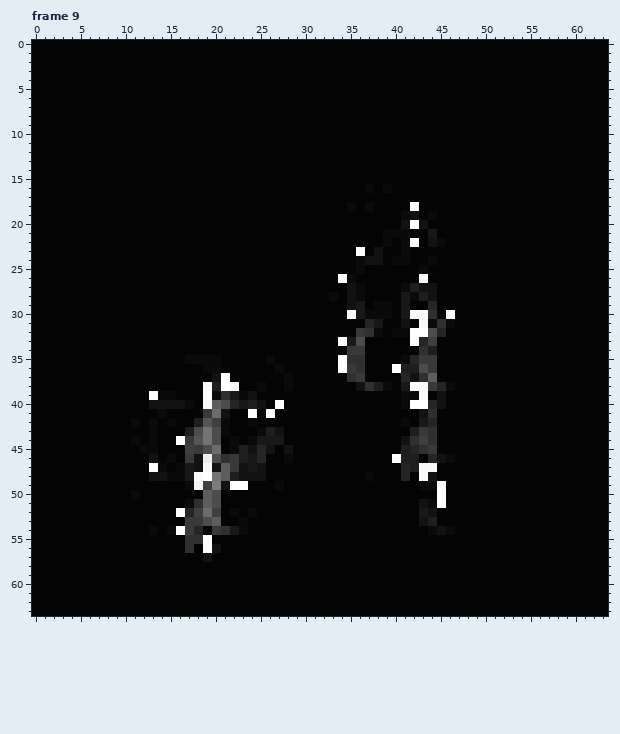
Two states of a animated GIF sprite, datavisualization/model-2-200.gif. That is the earlier state.
The file is 64x64 pixels, 20 frames. Colours within 5 levels of each other are drawn and written as one. Shown: frame 9. The commit also changed other frames, which this record leaves out.
New version:
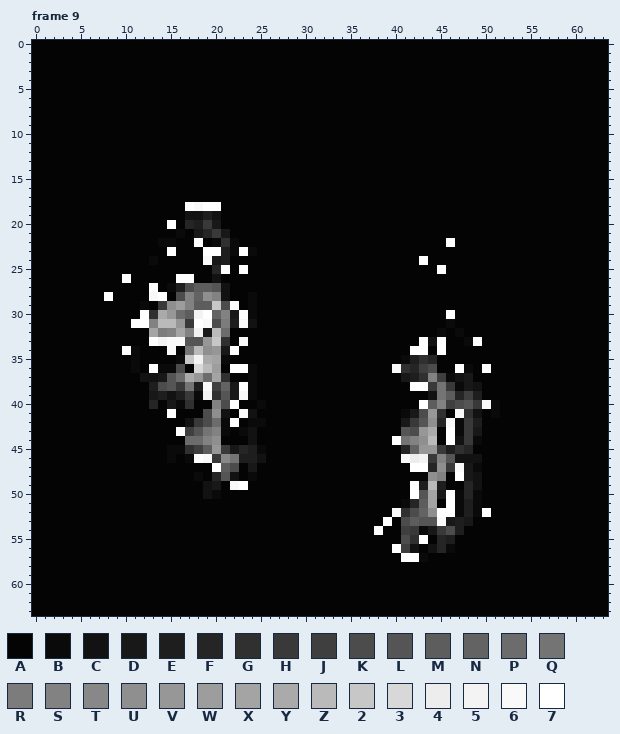
Palette (. is transparent): A #040404  B #0a0a0a  C #121212  D #181818  E #1e1e1e  F #252525  G #303030  H #393939  J #3f3f3f  K #4c4c4c  L #555555  M #5d5d5d  N #636363  P #6c6c6c  Q #747474  R #7c7c7c  S #828282  T #888888  U #8f8f8f  V #979797  W #9d9d9d  X #a4a4a4  Y #aaaaaa  Z #bababa  2 #c7c7c7  3 #d8d8d8  4 #ededed  5 #f3f3f3  6 #f9f9f9  7 #ffffff
Change:
Frame 9:
y 16: x 37 B -> A; x 39 B -> A
y 18: x 17..20 AAAA -> 7677; x 35 B -> A; x 37 B -> A; x 42 7 -> A
y 19: x 17..20 AAAA -> CCEC; x 41..42 BC -> AA; x 44 B -> A
y 20: x 15 A -> 7; x 17..20 AAAA -> FEHD; x 41..43 C7C -> AAA
y 21: x 16 A -> B; x 18..21 AAAA -> DFHD; x 39..41 BBB -> AAA; x 44 D -> A
y 22: x 14..15 AA -> BB; x 18 A -> 7; x 20..22 AAA -> BGB; x 39 B -> A; x 41..42 B7 -> AA; x 44..46 CBA -> AA7
y 23: x 15 A -> 7; x 19..24 AAAAAA -> 77EB7B; x 36 7 -> A; x 38 C -> A; x 41 B -> A
y 24: x 13 A -> B; x 19..21 AAA -> 6DE; x 36..38 BCC -> AAA; x 40..41 BB -> AA; x 43..44 AB -> 7A
y 25: x 20..21 AA -> F7; x 23 A -> 7; x 36 B -> A; x 43 B -> A; x 45 A -> 7
y 26: x 10 A -> 7; x 16..17 AA -> 77; x 20 A -> C; x 34..35 7B -> AA; x 43 6 -> A
y 27: x 13 A -> 7; x 15..21 AAAAAAA -> BEKMMLC; x 35..36 CB -> AA; x 41..44 BECC -> AAAA
y 28: x 8 A -> 7; x 13..14 AA -> 67; x 16..21 AAAAAA -> KSNUSC; x 24 A -> B; x 33 B -> A; x 35..36 CB -> AA; x 41..44 DBEC -> AAAA
y 29: x 12 A -> B; x 14..22 AAAAAAAAA -> HUWSMM2K7; x 24 A -> B; x 35..36 CD -> AA; x 38..39 BB -> AA; x 41 D -> A; x 44 F -> A
y 30: x 12..24 AAAAAAAAAAAAA -> 7GYVPM57NSD7B; x 35..39 6DBBB -> AAAAA; x 41..45 D66GB -> AAAAA
y 31: x 11..24 AAAAAAAAAAAAAA -> 77SZZVH76KRE6C; x 37..38 FD -> AA; x 41 C -> A; x 43..45 6BG -> AAA
y 32: x 13..21 AAAAAAAAA -> XRSXS5DZP; x 36..38 HGB -> AAA; x 40..45 BB77KF -> AAAAAB; x 47 A -> B
y 33: x 13..21 AAAAAAAAA -> 7566LLV2G; x 23 A -> 6; x 34..36 7DK -> AAA; x 42..45 7FJA -> A7C7; x 48..49 AA -> B7
y 34: x 10..11 AA -> 7B; x 15 A -> 6; x 17..22 AAAAAA -> QZUVD7; x 35..36 HH -> AA; x 42..45 AGEA -> 77A7
y 35: x 11 A -> B; x 16..21 ABBBBA -> B25YXB; x 26 B -> A; x 34..36 7GG -> AAA; x 42..44 FHH -> EGF
y 36: x 11 A -> B; x 13..16 AAAA -> 7BBK; x 18..20 ABB -> 3ZW; x 22..24 AAA -> 77B; x 27 B -> A; x 34..36 7HG -> AAA; x 40..44 7EEKH -> 6GFJK; x 47..48 AA -> 7B; x 50 A -> 7
y 37: x 12..21 AAAAAAAAC7 -> CCDLPYVPXG; x 24 A -> B; x 28 B -> A; x 35..36 GH -> AA; x 41..42 FC -> DE; x 44..48 MAAAA -> SJBCD
y 38: x 13..18 AAAAAA -> EKLHQE; x 20..25 E76AAB -> JND7BA; x 28 B -> A; x 36..39 CGEB -> AAAA; x 41 D -> A; x 43 6 -> 7; x 45..49 FBAAA -> QHBDC
y 39: x 13..21 7BBAAA7BG -> DECEHB5GL; x 23..24 BC -> 6B; x 41..49 BB6ACAAAA -> AAACQMFJE
y 40: x 13..17 CCCCB -> FADBG; x 19..20 6M -> AS; x 22..25 FDEC -> 7AAB; x 27 7 -> A; x 41..42 B7 -> AA; x 44..51 FCAAAAAA -> MSJKLH6B
y 41: x 14..15 BA -> A7; x 19..20 HP -> KU; x 23..24 A7 -> 6C; x 26 7 -> A; x 41..45 AACGA -> BDKVG; x 47..49 AAA -> 6GC; x 51 A -> B
y 42: x 11 B -> A; x 13 B -> A; x 15 B -> A; x 17..20 AELJ -> CHKP; x 22 A -> 7; x 25 A -> B; x 41..49 BADFAAAAA -> DHLUF6BHE
y 43: x 13 B -> A; x 16..18 AEK -> 7JL; x 20 K -> S; x 23..27 AABEC -> BCAAA; x 41..44 AEHG -> LKVY; x 46..49 AAAA -> 7BHD
y 44: x 11 B -> A; x 13 B -> A; x 16..20 7HLQK -> APPSU; x 22 B -> A; x 24..27 BDDD -> CAAA; x 40..44 ACGJG -> 7QSUZ; x 46..49 AAAA -> 7CHB
y 45: x 12..13 BB -> AA; x 15..26 AAJHKPABECFC -> BBGJMVHDFEBA; x 28 C -> A; x 41..48 EFGHAAAA -> FNVVHEGF
y 46: x 13 C -> A; x 17..22 HC4KGH -> B76HTQ; x 24..25 DF -> EC; x 28 B -> A; x 40..49 7EEAFCBAAA -> A645HSLCCC
y 47: x 13..14 7B -> AA; x 16..20 BDC6C -> AAAA7; x 22..23 HC -> KA; x 25 C -> A; x 41..49 FE66AAAAA -> A77FUH6DB
y 48: x 13..25 CCBBD67QMECCC -> AAAAABAFLCABA; x 37 B -> A; x 41 F -> A; x 43..45 6CA -> AUS; x 47..49 AAA -> 7DC
y 49: x 17..22 B5JRC7 -> AACDA6; x 27 B -> A; x 42..45 ABB7 -> 7EZE; x 48..49 AA -> FC
y 50: x 11 B -> A; x 19..20 MK -> CB; x 42..49 AAA7AAAA -> 7LXD7BFB
y 51: x 17..20 BGMK -> AAAA; x 41..49 AACB7AAAA -> BFMXA7BEB
y 52: x 16..20 7FJPJ -> AAAAA; x 22 B -> A; x 24 B -> A; x 40..50 AAADCAAAAAA -> 6GKNU77BEB7
y 53: x 17..20 HHKM -> AAAA; x 23 B -> A; x 39 A -> 7; x 41..48 AACEAAAA -> KMLL6DED
y 54: x 13 B -> A; x 15..18 B7HF -> AAAA; x 20..23 HGDB -> AAAA; x 38 A -> 7; x 41..47 AAABCBA -> JHBDHKE
y 55: x 17..19 GG7 -> AAA; x 41..43 AAA -> KG7; x 45..46 AA -> FE
y 56: x 17 G -> A; x 19..20 7C -> AA; x 40..42 AAA -> 7JC; x 44..46 AAA -> CFB
y 57: x 19 C -> A; x 41..43 AAA -> 77B
Where, in picture pixels (left, top, right, bottom), the same in both pictures:
changed: (329, 184, 500, 562)
changed: (104, 202, 293, 562)
